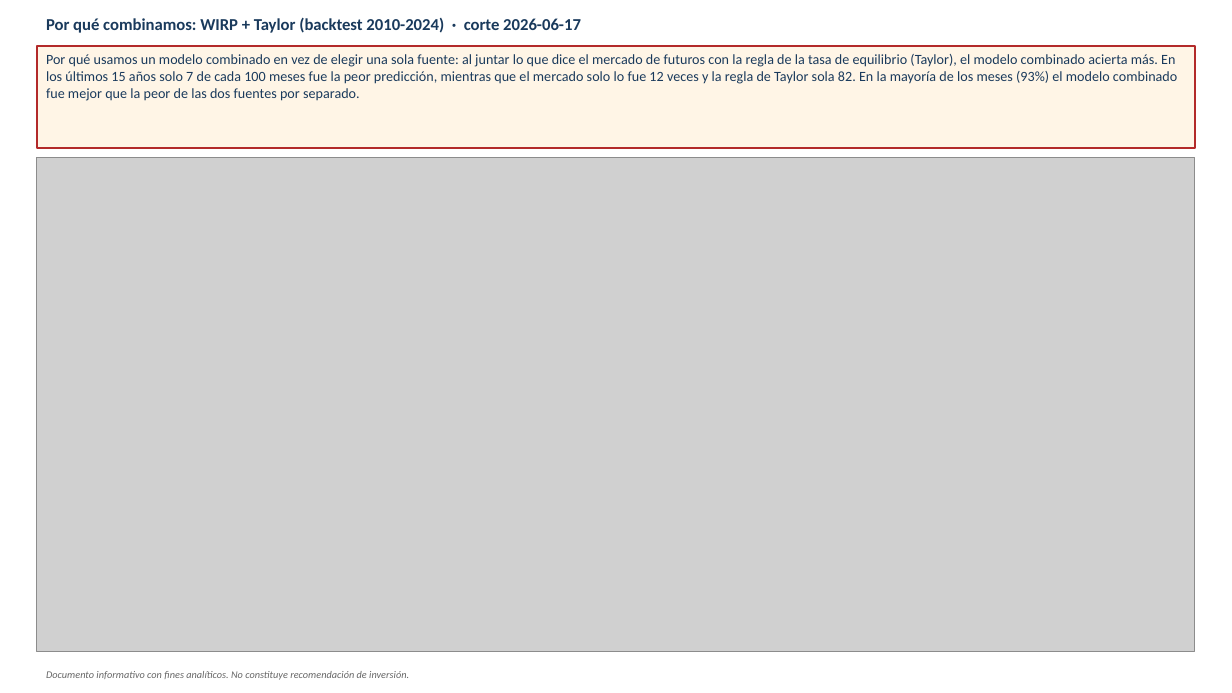
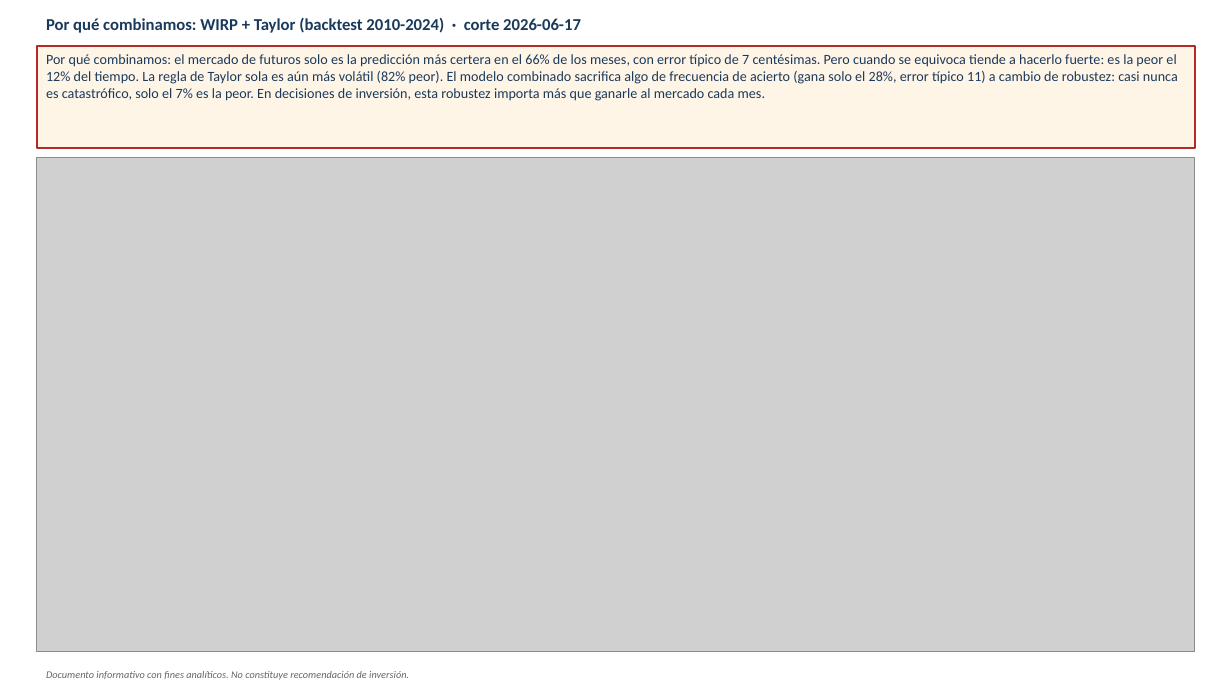
Before and after one commit to andresborrerom/credito_Panama, a slide deck: slide 3 of docs/informativa/outputs/2026-06-17/deck_informativa_2026-06-17.pptx. Drawn at 1232x693 pixels with LibreOffice and Linux fonts; fonts in the diff are those of the drawing; grey boxes stand for pictures. Boxes give left, top, right and bottom in pixels: in the first picture for what was removed or moved away, otherwise in the second. Text is boxed around its words. In the diff, an @@ line names an element or a change of style, - is before the commit and + after.

```diff
--- a/docs/informativa/outputs/2026-06-17/deck_informativa_2026-06-17.pptx
+++ b/docs/informativa/outputs/2026-06-17/deck_informativa_2026-06-17.pptx
@@ text in rectangle at (46,54,1178,101): text changed @@
-Por qué usamos un modelo combinado en vez de elegir una sola fuente: al juntar lo que dice el mercado de futuros con la regla de la tasa de equilibrio (Taylor), el modelo combinado acierta más. En los últimos 15 años solo 7 de cada 100 meses fue la peor predicción, mientras que el mercado solo lo fue 12 veces y la regla de Taylor sola 82. En la mayoría de los meses (93%) el modelo combinado fue mejor que la peor de las dos fuentes por separado.
+Por qué combinamos: el mercado de futuros solo es la predicción más certera en el 66% de los meses, con error típico de 7 centésimas. Pero cuando se equivoca tiende a hacerlo fuerte: es la peor el 12% del tiempo. La regla de Taylor sola es aún más volátil (82% peor). El modelo combinado sacrifica algo de frecuencia de acierto (gana solo el 28%, error típico 11) a cambio de robustez: casi nunca es catastrófico, solo el 7% es la peor. En decisiones de inversión, esta robustez importa más que ganarle al mercado cada mes.
```
Also in this commit, not shown: 3 other slides changed, 16 other files.
